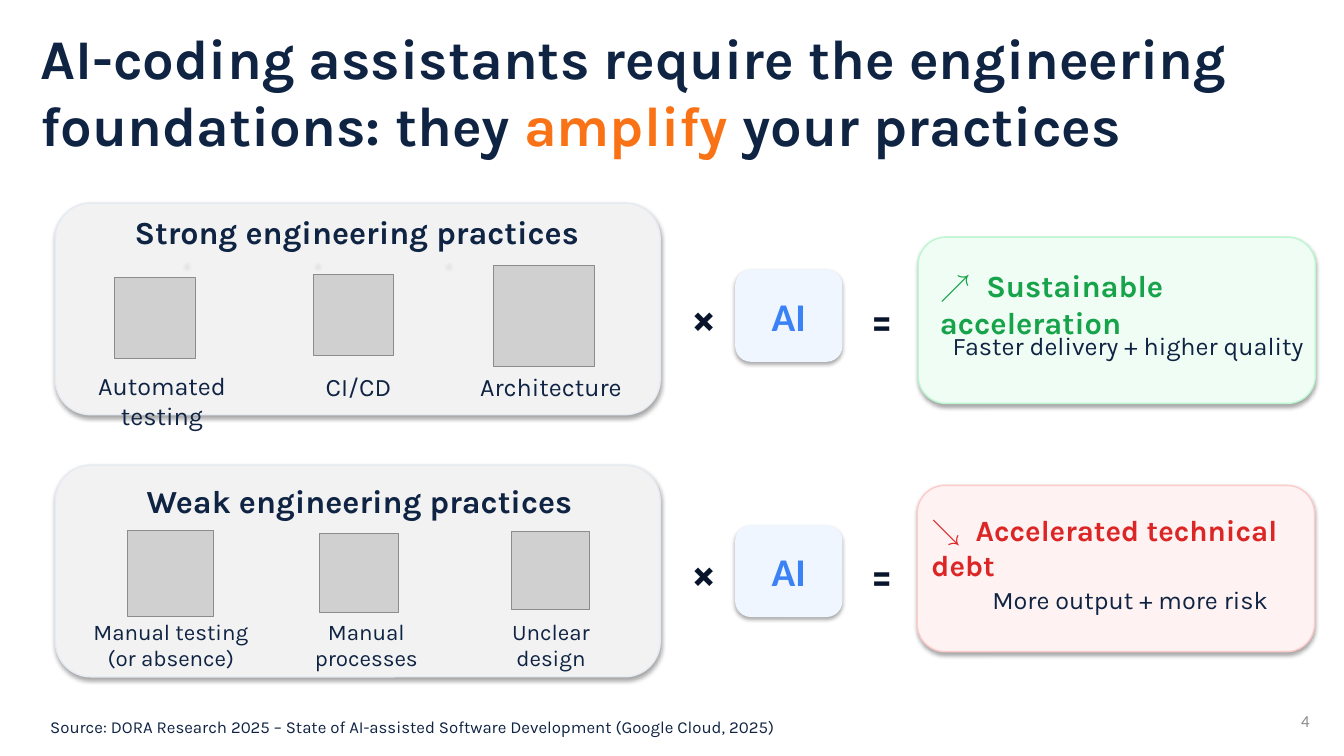
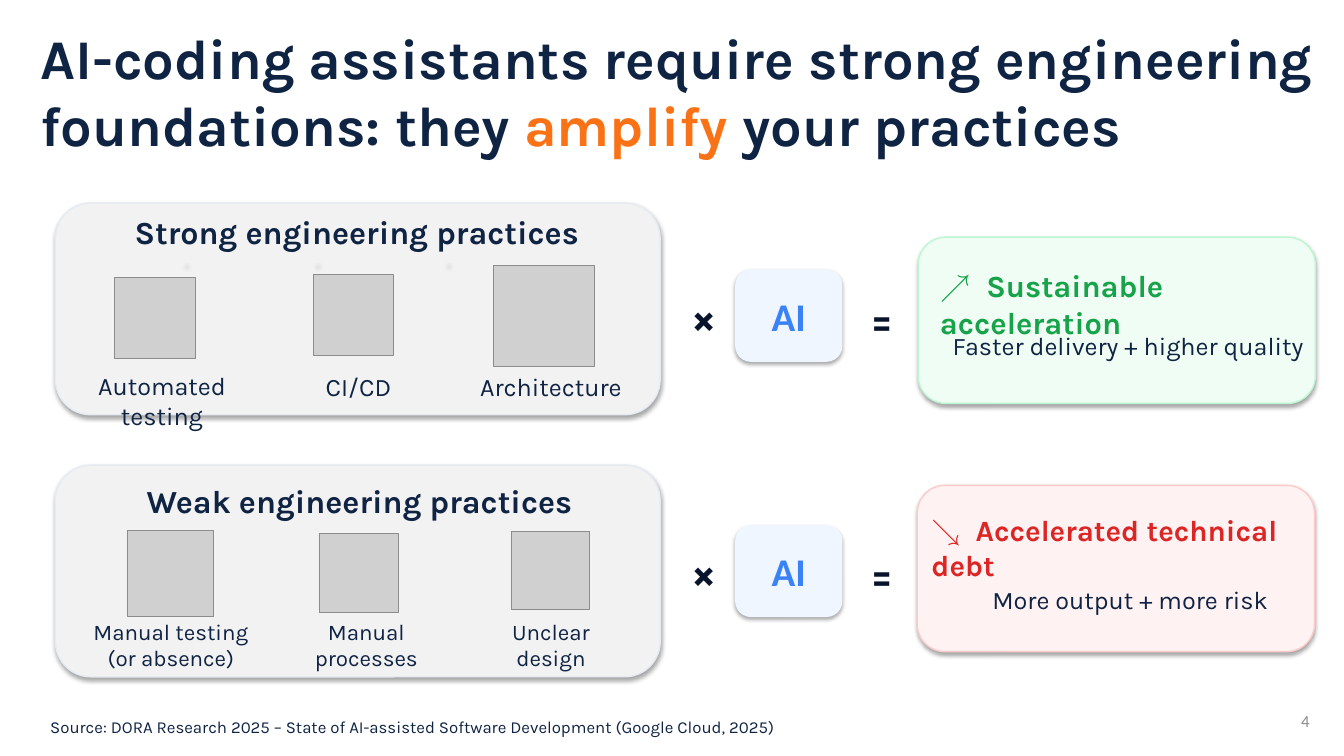
Before and after one commit to sefop/sefop-training-hub, a slide deck: slide 4 of workshops/2026-11-01-informs-annual-meeting/SEFOP Informs Annual Meeting 2026.pptx. Drawn at 1344x756 pixels with LibreOffice and Linux fonts; fonts in the diff are those of the drawing; grey boxes stand for pictures. Boxes give left, top, right and bottom in pixels: in the first picture for what was removed or moved away, otherwise in the second. Text is boxed around its words. In the diff, an @@ line names an element or a change of style, - is before the commit and + after.

```diff
--- a/workshops/2026-11-01-informs-annual-meeting/SEFOP Informs Annual Meeting 2026.pptx
+++ b/workshops/2026-11-01-informs-annual-meeting/SEFOP Informs Annual Meeting 2026.pptx
@@ text at [40,39,1312,160]: text changed @@
-AI-coding assistants require the engineering foundations: they amplify your practices
+AI-coding assistants require strong engineering foundations: they amplify your practices
```
Also in this commit, not shown: 2 slides added, 2 slides removed.
